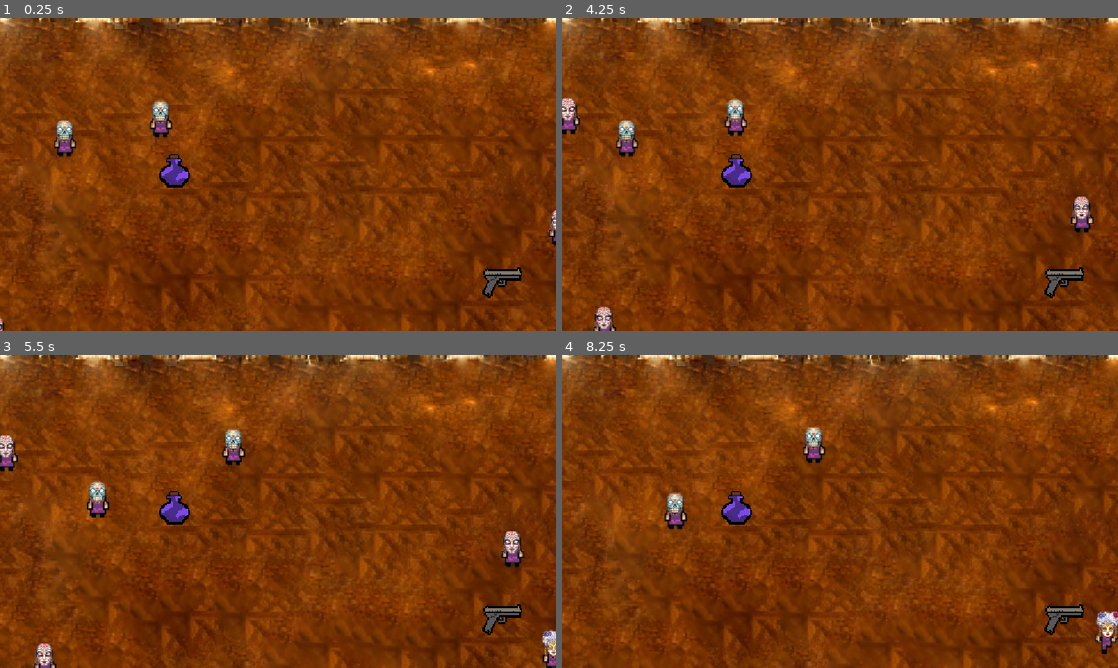
Above: before the commit, frames 1-4 (two rows, left to right).
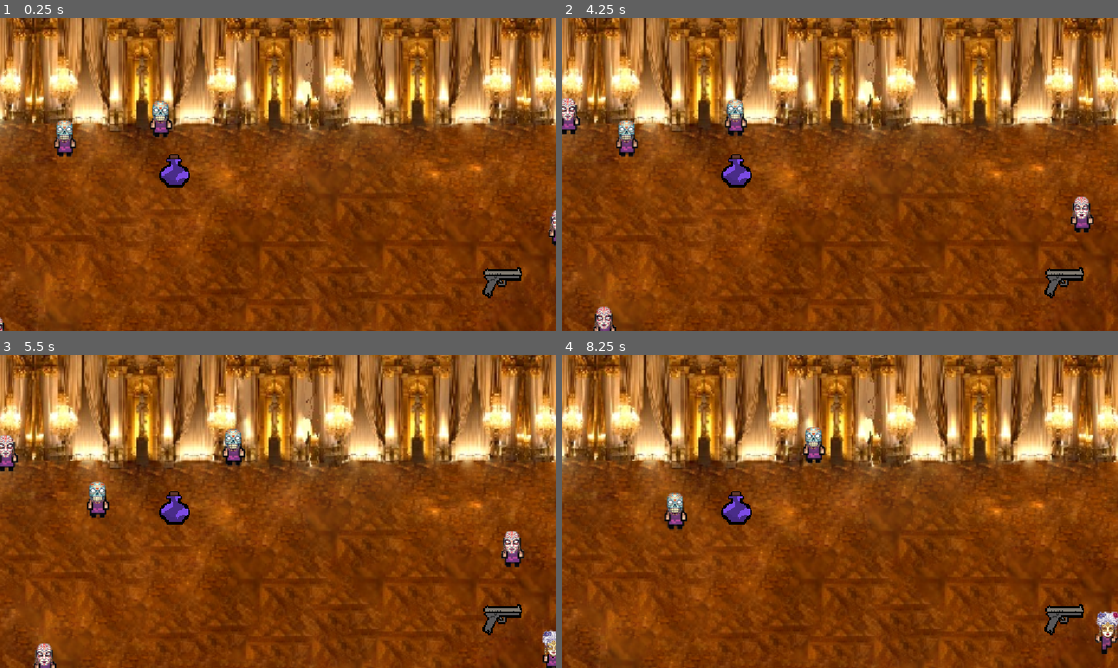
Above: after the commit, the same moments.

Repository: Tijana0/Last-One-Dancing
Game: Godot game, scene res://scenes/game_room.tscn
The game is run twice, just before and just after one commit, with the same random seed, the same clock (stepped at 60 frames per second) and the same inputs. This scene is started directly instead of the project's main scene. The engine's default icon, where the game draws it, is replaced by a stand-in: a white triangle on a blue panel in a dark square.
Inputs:
- Up to frame 1 (0.25 s): no input
- Up to frame 2 (4.25 s): tap Enter (ui_accept) at 0.5, 0.77, 1.25, 1.52, 2, 2.75, 3.02, 3.77 s; hold Right (ui_right) 0.53-1.28 s; tap F (dance) at 0.6, 3.6 s; hold Down (ui_down) 1.28-2.03 s; tap K at 1.35 s; hold Right (ui_right) 2.03-2.78 s; hold Space 2.03-2.78 s; hold Up (ui_up) 2.78-3.53 s; tap E at 2.85 s; hold Left (ui_left) from 3.53 s (still down)
- Up to frame 3 (5.5 s): tap K at 4.35 s; tap Enter (ui_accept) at 4.52 s; release Left (ui_left) at 5.03 s; hold Down (ui_down) from 5.03 s (still down); hold Space from 5.03 s (still down)
- Up to frame 4 (8.25 s): release Down (ui_down) at 5.78 s; release Space at 5.78 s; hold Right (ui_right) 5.78-6.53 s; tap E at 5.85 s; tap Enter (ui_accept) at 6.02, 6.5, 6.77, 7.52 s; hold Up (ui_up) 6.53-7.28 s; tap F (dance) at 6.6 s; hold Right (ui_right) 7.28-8.03 s; tap K at 7.35 s; hold Down (ui_down) from 8.03 s (still down); hold Space from 8.03 s (still down)

The runs differ from the first frame. In frame 1, 47% of the frame differs, in the area x 0-100%, y 0-100%; in frame 2, 47%; in frame 3, 47%; in frame 4, 47%.

Commit message:
feat: edge-to-edge background and camera limits

Diff:
--- a/scenes/game_room.tscn
+++ b/scenes/game_room.tscn
@@ -21,7 +21,7 @@
 script = ExtResource("1_2xdb1")
 
 [node name="ColorRect" type="ColorRect" parent="." unique_id=975775729]
-custom_minimum_size = Vector2(2450, 1650)
+custom_minimum_size = Vector2(2500, 1660)
 anchors_preset = 15
 anchor_right = 1.0
 anchor_bottom = 1.0
@@ -30,12 +30,18 @@
 color = Color(0.34, 0.037400004, 0.20382991, 1)
 
 [node name="Background" type="Sprite2D" parent="." unique_id=913476706]
-scale = Vector2(2.38, 2.38)
+position = Vector2(0, 220)
+scale = Vector2(2.45, 2.45)
 texture = ExtResource("4_m8b6p")
 
 [node name="GameManager" parent="." unique_id=454037030 instance=ExtResource("1_gm")]
 
 [node name="Camera2D" type="Camera2D" parent="." unique_id=1796710325]
+limit_left = -1250
+limit_top = -610
+limit_right = 1250
+limit_bottom = 1050
+limit_smoothed = true
 
 [node name="MultiplayerSpawner" type="MultiplayerSpawner" parent="." unique_id=1384218375]
 spawn_path = NodePath("..")
--- a/scripts/player.gd
+++ b/scripts/player.gd
@@ -102,6 +102,13 @@
 		main_camera.enabled = true
 		main_camera.position_smoothing_enabled = true
 		main_camera.make_current()
+
+		# CAMERA LIMITS (Match background boundaries)
+		main_camera.limit_left = -1250
+		main_camera.limit_right = 1250
+		main_camera.limit_top = -610
+		main_camera.limit_bottom = 1050
+		main_camera.limit_smoothed = true
 
 	if game_over_layer:
 		game_over_layer.visible = false
